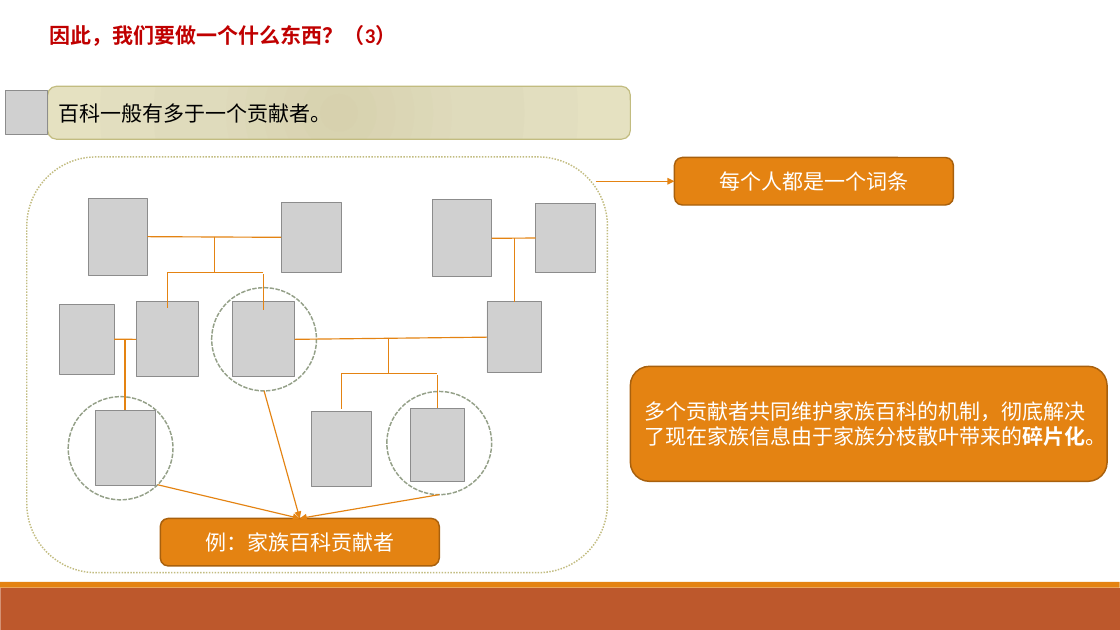
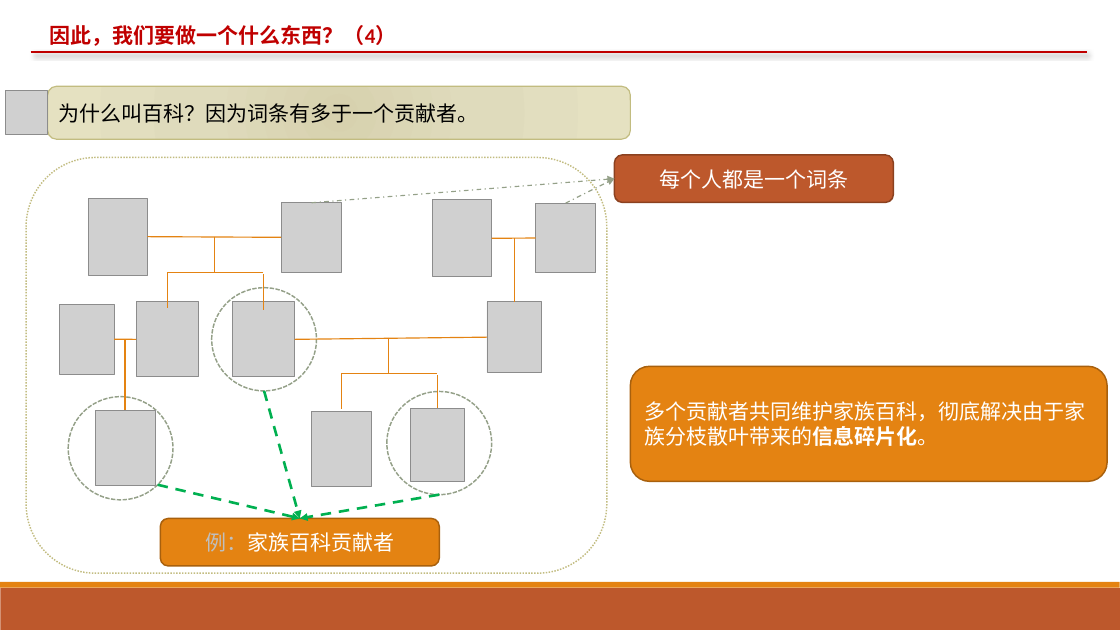
Before and after one commit to alpena1986/bloodnetdoc, a slide deck: slide 9 of 商业计划书.pptx (slide 7 before the commit). Drawn at 1120x630 pixels with LibreOffice and Linux fonts; fonts in the diff are those of the drawing; grey boxes stand for pictures. Boxes give left, top, right and bottom in pixels: in the first picture for what was removed or moved away, otherwise in the second. Text is boxed around its words. In the diff, an @@ line names an element or a change of style, - is before the commit and + after.

```diff
--- a/商业计划书.pptx
+++ b/商业计划书.pptx
@@ text at (x1=50, y1=25, x2=397, y2=46): text changed @@
-因此，我们要做一个什么东西？（3）
+因此，我们要做一个什么东西？（4）
@@ line added from (30, 52) to (1087, 52), #C00000 1.5 pt @@
@@ text in rounded rectangle at (x1=59, y1=103, x2=479, y2=123): text changed @@
-百科一般有多于一个贡献者。
+为什么叫百科？因为词条有多于一个贡献者。
@@ arrow added from (312, 202) to (614, 179), #94A088 1 pt dashed @@
@@ arrow moved from (596, 181) - (675, 181) to (565, 203) - (614, 179) @@
@@ arrow (565, 203) - (614, 179): stroke #E48312 1 pt to #94A088 1 pt dashed @@
@@ rounded rectangle "每个人都是一个词条" moved from (x1=675, y1=157, x2=954, y2=205) to (x1=614, y1=155, x2=893, y2=202) @@
@@ rounded rectangle "每个人都是一个词条" at (x1=614, y1=155, x2=893, y2=202): fill #E48312 to #BD582C; outline #A9610D 1.25 pt to #8C4121 1.25 pt @@
@@ arrow (264, 391) - (300, 518): stroke #E48312 1 pt to #00B050 2.25 pt dashed @@
@@ text in rounded rectangle at (x1=644, y1=401, x2=1085, y2=446): text changed @@
-多个贡献者共同维护家族百科的机制，彻底解决了现在家族信息由于家族分枝散叶带来的碎片化。
+多个贡献者共同维护家族百科，彻底解决由于家族分枝散叶带来的信息碎片化。
@@ arrow (158, 485) - (300, 518): stroke #E48312 1 pt to #00B050 2.25 pt dashed @@
@@ arrow (439, 495) - (300, 518): stroke #E48312 1 pt to #00B050 2.25 pt dashed @@
@@ rounded rectangle "例：家族百科贡献者" at (x1=160, y1=518, x2=439, y2=566): text colour #FFFFFF to #BFBFBF in "例：家族百科贡献者" @@
```
Also in this commit, not shown: 6 other slides changed, 10 slides added, 1 slide removed, 1 other file.
